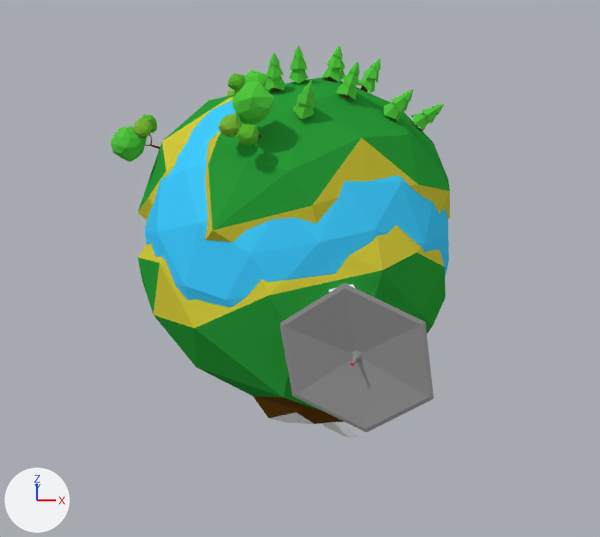
Two versions of the Blender file Planet.blend, one commit apart.
The view is the same before and after, from a 50 mm camera at (0.05, -4.88, 2.65) aimed at (0.01, 0.18, -0.34). Lighting does not change. The marker at lower left points along +X, +Y and +Z.

The first picture shows 'Earth', 'Radar', 'Tree_1', 'Tree_2', 'Water'.
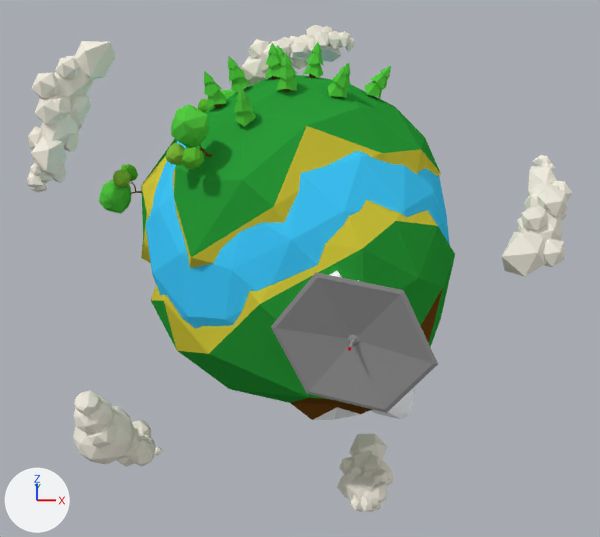
ob_planet is not drawn itself; it is the parent of ob_earth.

Pixel boxes [x1, y1, x2, y2] of what changed, in the pictures (600 x 537 px):
'Earth', moved: before [138, 77, 450, 438]; after [141, 75, 455, 420]
'Water', moved: before [144, 101, 449, 307]; after [146, 141, 450, 329]
'Radar', moved, turned: before [279, 283, 434, 433]; after [271, 272, 438, 413]
'Tree_1', moved: before [111, 70, 275, 162]; after [99, 90, 237, 214]
'Cloud_1.001', added: after [27, 41, 116, 193]
'Tree_2', moved: before [265, 45, 444, 131]; after [204, 42, 391, 127]
'Cloud_1.003', added: after [502, 155, 572, 277]
'Cloud_2.001', added: after [73, 390, 162, 467]
'Cloud_1.004', added: after [337, 434, 394, 512]
'Cloud_1.002', added: after [241, 25, 354, 87]
'Command_post', moved: before [329, 284, 355, 292]; after [330, 270, 359, 281]

The edits, one by one:
Material 'Clouds' (mat_clouds) is new.
Its base color is (0.897, 0.859, 0.751) (white #f3eee1).
Mesh me_icosphere_015 is new.
It has 288 vertices, 480 faces and spans x -1.668..-1.139, y -0.33..0.345, z 0.452..1.253.
It uses material mat_clouds (white #f3eee1).
Mesh me_icosphere_016 is new.
It has 288 vertices, 480 faces and spans x -0.458..0.383, y 0.755..1.386, z 0.574..1.174.
It uses material mat_clouds (white #f3eee1).
Mesh me_icosphere_017 is new.
It has 288 vertices, 480 faces and spans x -0.794..0.185, y -1.734..-1.291, z 0.227..0.681.
It uses material mat_clouds (white #f3eee1).
Mesh me_icosphere_018 is new.
It has 279 vertices, 514 faces and spans x -1.377..-0.922, y -1.152..-0.469, z -1.465..-0.455.
It uses material mat_clouds (white #f3eee1).
Mesh me_icosphere_020 is new.
It has 288 vertices, 480 faces and spans x 0.282..0.682, y -1.066..-0.07, z -1.846..-1.328.
It uses material mat_clouds (white #f3eee1).
In object 'Planet' (ob_planet), parent is now set to ob_planetrp.
Object 'Radar' (ob_radar) turns from (0, 0, 0) to (0, 1.8, 0) degrees about x, y and z.
Object 'PlanetRP' (ob_planetrp) is new.
Its location is (0.0, 0.0, 0.0).
Its rotation in degrees is (0, -19, 0).
Object 'Cloud_1.001' (ob_cloud_1_001) is new; it shows me_icosphere_015.
Its parent is ob_clouds.
Its location is (0.0, 0.0, 0.0).
Object 'Clouds' (ob_clouds) is new.
Its location is (0.0, 0.0, 0.0).
Object 'Cloud_1.002' (ob_cloud_1_002) is new; it shows me_icosphere_016.
Its parent is ob_clouds.
Its location is (0.0, 0.0, 0.0).
Object 'Cloud_1.003' (ob_cloud_1_003) is new; it shows me_icosphere_017.
Its parent is ob_clouds.
Its location is (-0.0642, 0.0, 0.0).
Its rotation in degrees is (0, 0, 83).
Object 'Cloud_2.001' (ob_cloud_2_001) is new; it shows me_icosphere_018.
Its parent is ob_clouds.
Its location is (0.0, 0.0, 0.0).
Object 'Cloud_1.004' (ob_cloud_1_004) is new; it shows me_icosphere_020.
Its parent is ob_clouds.
Its location is (0.0, 0.0, 0.0).
